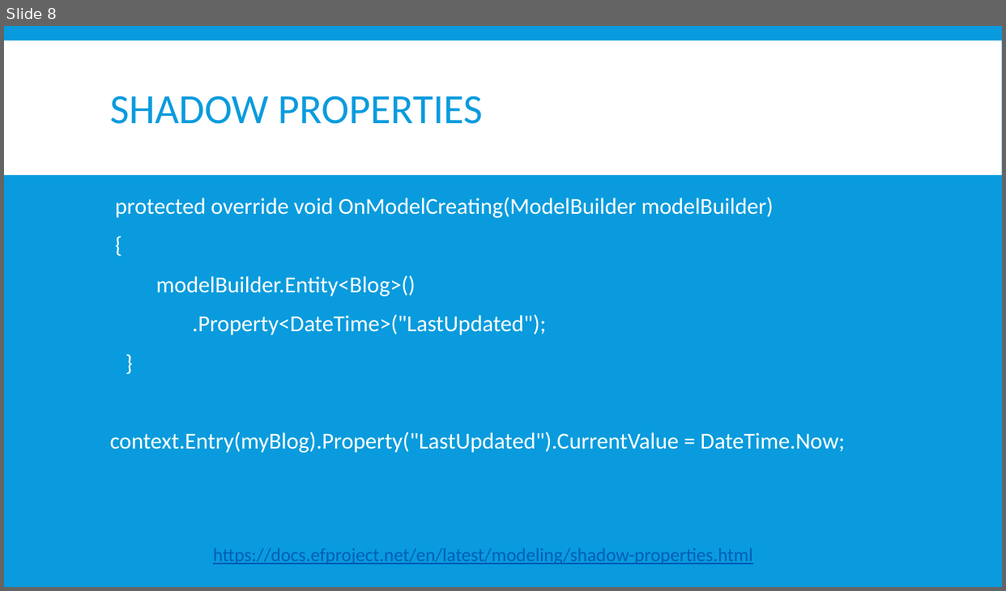
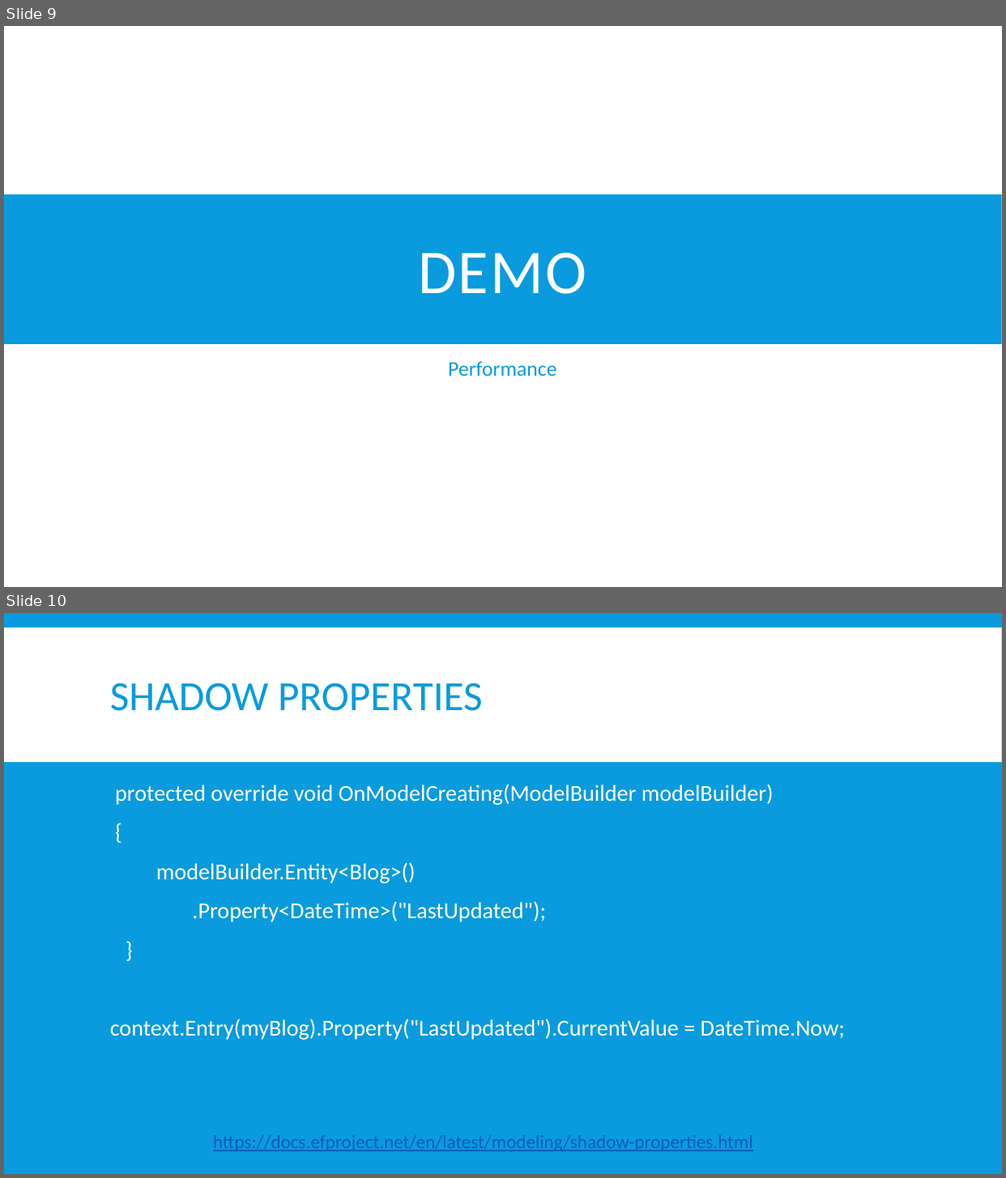
Before and after one commit to jwooley/EfCore, a slide deck: EfCoreGettingStarted.pptx. Shown one above the other, each under a label of ours: slide 8 before the commit, slides 9 and 10 after it. The pictures are 1006x591 and 1006x1178 pixels, drawn with LibreOffice and Linux fonts; fonts in the diff are those of the drawing. Boxes give left, top, right and bottom in pixels: in the first picture for what was removed or moved away, otherwise in the second. Text is boxed around its words. In the diff, an @@ line names an element or a change of style, - is before the commit and + after.

```diff
--- a/EfCoreGettingStarted.pptx
+++ b/EfCoreGettingStarted.pptx
@@ slide 9 added at bbox=[4, 26, 1002, 587], background #FFFFFF @@
@@ rectangle added at bbox=[4, 194, 1002, 344], fill #099BDD @@
@@ title added at bbox=[419, 253, 586, 294], 60 pt, text #FFFFFF @@
+DEMO
@@ text added at bbox=[448, 361, 556, 376], 20 pt, text #099BDD @@
+Performance
@@ what was slide 8 is now slide 10 @@
```
Also in this commit, not shown: 3 slides changed, 1 other slide added.
